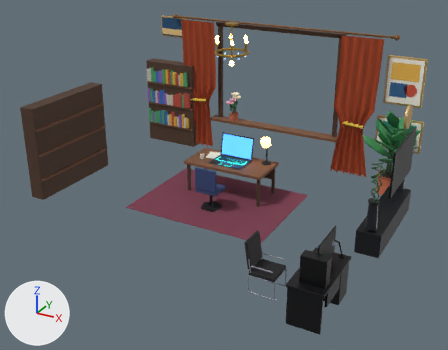
What one commit did to the glTF model public/models/room.glb.
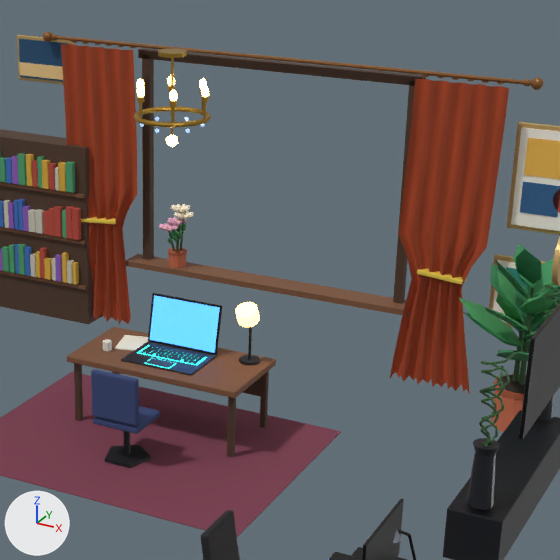
Each version appears first whole from a 50 mm camera at (6.37, -10.42, 6.36) aimed at (0.39, 0.45, 0.93), and next in a close-up on the part from 34% to 91% of the width and 0% to 72% of the height. Every picture has the same lights, and +X, +Y and +Z are marked at lower left. The older version's two pictures come first. Vertices at exactly the same position are counted once.

Names of what the first close-up shows: 'laptop_screen', 'room_props'.
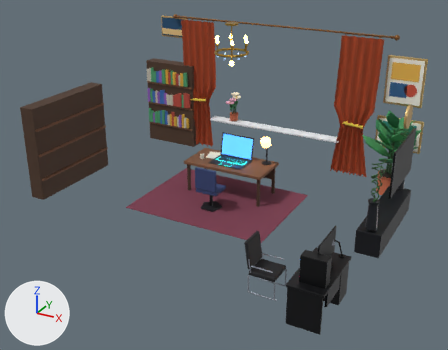
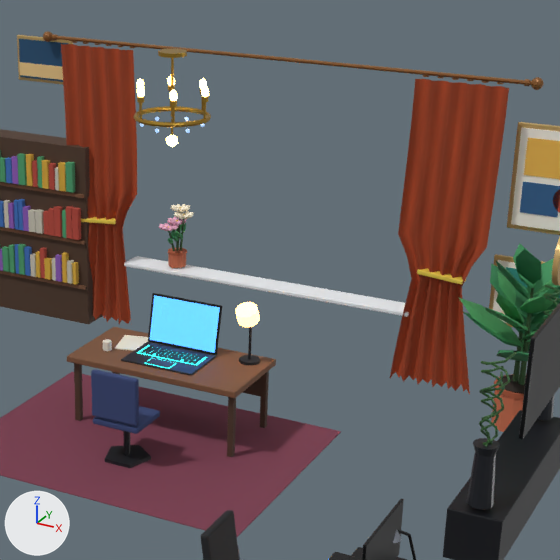
Changed parts and their boxes (x1, y1, x2, y2) in the close-ups (560 x 560 px):
part 1 of me_room_props, added
    after: (124, 256, 409, 317)
part 2 of me_room_props, deleted
    before: (125, 254, 409, 316)
part 3 of me_room_props, deleted
    before: (393, 81, 415, 304)
part 4 of me_room_props, deleted
    before: (138, 48, 426, 86)
part 5 of me_room_props, deleted
    before: (142, 54, 154, 260)

The change, as a diff of the scene's bpy script:
```diff
--- a/public/models/room.glb.py
+++ b/public/models/room.glb.py
@@ mat_sill_pvc @@
+mat_sill_pvc = bpy.data.materials.new('sill_pvc')
+# nodes: BsdfPrincipled, Mix, OutputMaterial, VertexColor
+# colours: white #eef0f3, mixed with the vertex colours
@@ me_room_props @@
 # used by ob_room_props; location = (0.0, 0.0, 0.0)
-me_room_props.from_pydata(...)  # 8376 vertices, 14488 faces; spans x -3.97..3.98, y -2.57..4.1, z 0.0..4.0
+me_room_props.from_pydata(...)  # 8400 vertices, 14548 faces; spans x -3.97..3.98, y -2.57..4.1, z 0.0..4.0
+# me_room_props part 1: the loose piece of 56 vertices spanning x -1.0..1.0, y 1.0..2.0, z 0.71..0.79 is copied, and the copy is scaled about its middle by (1.85, 0.31, 0.629), then moved by (0.0, 2.36, 0.12), in mat_sill_pvc; it spans x -1.85..1.85, y 3.7..4.02, z 0.85..0.9
+# me_room_props part 2: the loose piece of 8 vertices spanning x -1.85..1.85, y 3.74..4.06, z 0.85..0.91 is deleted
+# me_room_props part 3: the loose piece of 8 vertices spanning x 1.6..1.7, y 3.92..4.02, z 0.85..3.45 is deleted
+# me_room_props part 4: the loose piece of 8 vertices spanning x -1.75..1.75, y 3.92..4.02, z 3.4..3.5 is deleted
+# me_room_props part 5: the loose piece of 8 vertices spanning x -1.7..-1.6, y 3.92..4.02, z 0.85..3.45 is deleted
 me_room_props.materials.append(mat_desk_wood)
@@ me_room_props @@
 me_room_props.materials.append(mat_petal2)
+me_room_props.materials.append(mat_sill_pvc)
```
